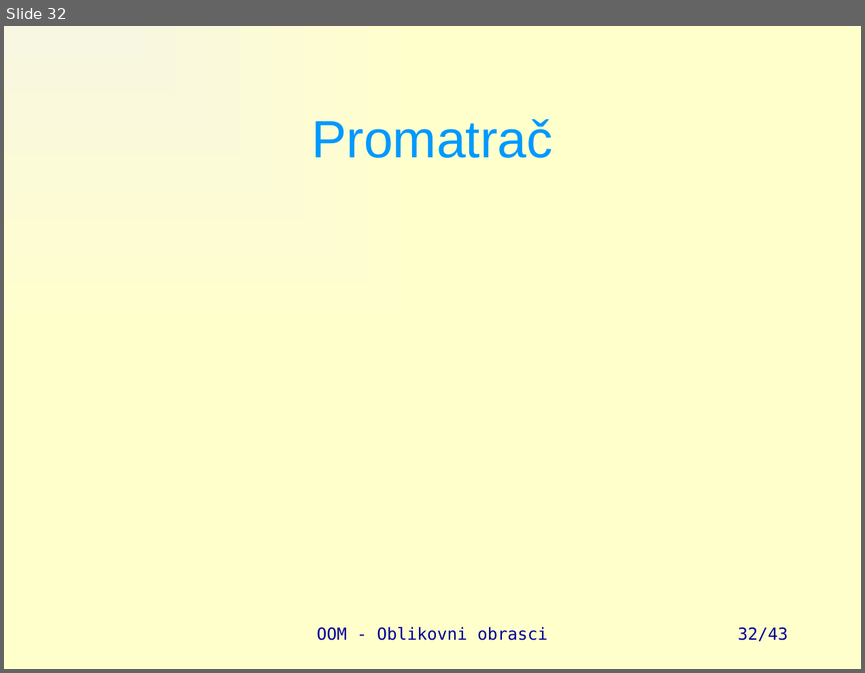
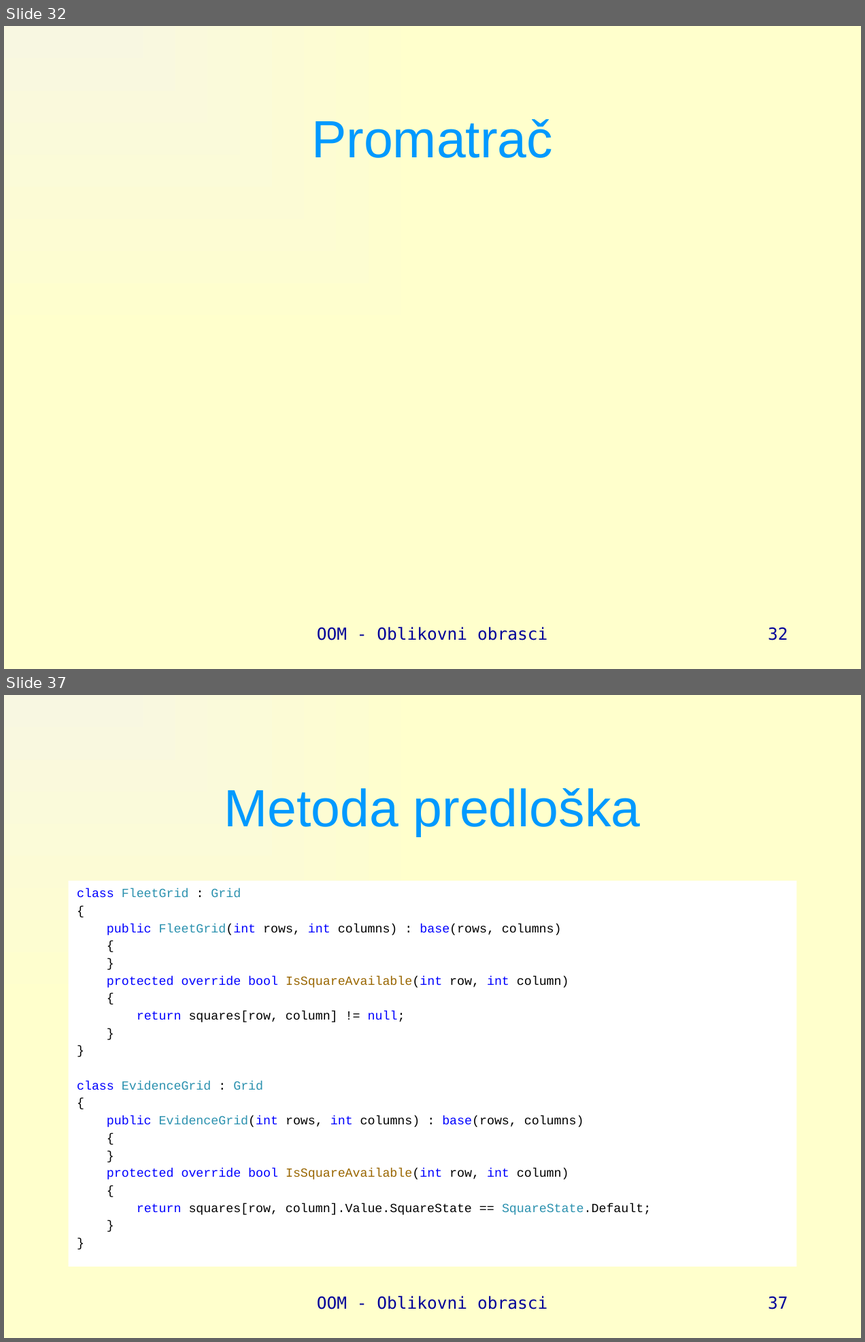
Before and after one commit to vsite-oom/DesignPatterns, a slide deck: docs/Design patterns.pptx. Shown one above the other, each under a label of ours: slide 32 before the commit, slides 32 and 37 after it; the slides between them are not shown. The pictures are 865x673 and 865x1342 pixels, drawn with LibreOffice and Linux fonts; fonts in the diff are those of the drawing. Boxes give left, top, right and bottom in pixels: in the first picture for what was removed or moved away, otherwise in the second. Text is boxed around its words. In the diff, an @@ line names an element or a change of style, - is before the commit and + after.

```diff
--- a/docs/Design patterns.pptx
+++ b/docs/Design patterns.pptx
@@ slide 37 added at (4,695,861,1338), background gradient #F8F7E1 to #FFFFCC @@
@@ title added at (224,788,640,836), 44 pt, text #0099FF @@
+Metoda predloška
@@ text added at (68,881,797,1266), fill #FFFFFF, 10.5 pt, text #000000 @@
+class FleetGrid : Grid
+{
+public FleetGrid(int rows, int columns) : base(rows, columns)
+{
+}
+protected override bool IsSquareAvailable(int row, int column)
+{
+return squares[row, column] != null;
+}
+}
+class EvidenceGrid : Grid
+{
+public EvidenceGrid(int rows, int columns) : base(rows, columns)
+{
+}
+protected override bool IsSquareAvailable(int row, int column)
+{
+return squares[row, column].Value.SquareState == SquareState.Default;
+}
+}
@@ text added at (317,1295,547,1309), 14 pt, text #000099 @@
+OOM - Oblikovni obrasci
@@ page number added at (768,1296,788,1309), 14 pt, text #000099 @@
+37
@@ page number at (768,626,788,640): text changed @@
-32/43
+32
```
Also in this commit, not shown: 1 slide changed, 3 other slides added, 5 other files.
